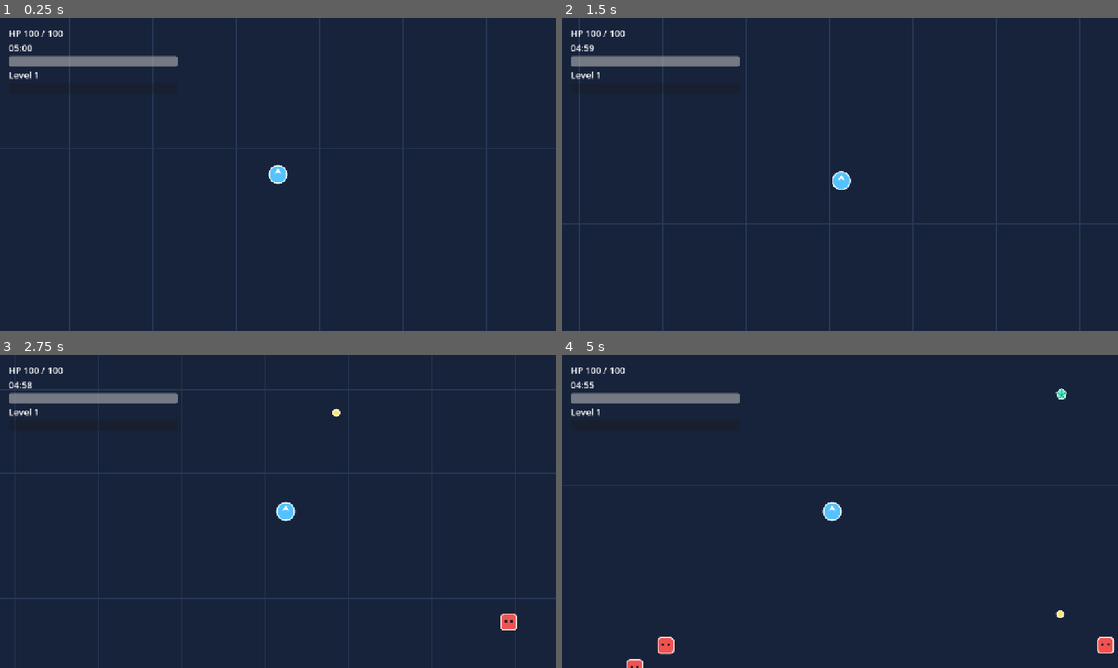
Above: before the commit, frames 1-4 (two rows, left to right).
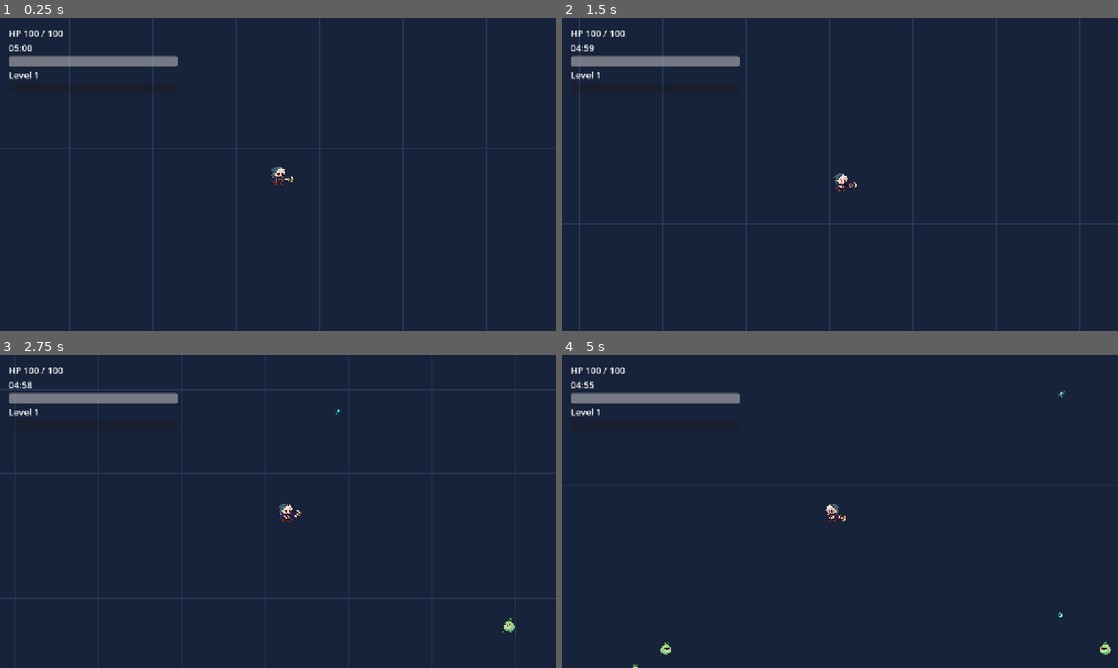
Above: after the commit, the same moments.

Repository: mesleep/survivor_demo
Game: Godot game, scene res://scenes/bootstrap/main.tscn
Two runs of this game, one before a commit and one after it. Both use one fixed random seed, a clock stepped at 60 frames per second and the inputs below.
Inputs:
- Up to frame 1 (0.25 s): no input
- Up to frame 2 (1.5 s): tap Enter at 0.5 s; hold D (move_right) 0.53-1.28 s; hold S (move_down) from 1.28 s (still down)
- Up to frame 3 (2.75 s): release S (move_down) at 2.03 s; hold D (move_right) from 2.03 s (still down)
- Up to frame 4 (5 s): release D (move_right) at 2.78 s; hold W (move_up) 2.78-3.53 s; hold A (move_left) from 3.53 s (still down)

The runs differ from the first frame. In frame 1, 0.2% of the frame differs, in the area x 48-53%, y 46-54%; in frame 2, 0.2%; in frame 3, 0.4%; in frame 4, 0.7%, in the area x 11-100%, y 10-100%.

Commit message:
feat: add cute pixel art and animated character weapons

Diff:
--- /dev/null
+++ b/godot_survivor_codex_spec/data/visuals/bat_frames.tres
@@ -0,0 +1,36 @@
+[gd_resource type="SpriteFrames" load_steps=6 format=3]
+
+[ext_resource type="Texture2D" path="res://assets/sprites/cute_pixel/characters.png" id="1"]
+
+[sub_resource type="AtlasTexture" id="0"]
+atlas = ExtResource("1")
+region = Rect2(0, 690, 352, 235)
+margin = Rect2(24, 165, 48, 165)
+filter_clip = true
+
+[sub_resource type="AtlasTexture" id="1"]
+atlas = ExtResource("1")
+region = Rect2(352, 690, 280, 235)
+margin = Rect2(60, 165, 120, 165)
+filter_clip = true
+
+[sub_resource type="AtlasTexture" id="2"]
+atlas = ExtResource("1")
+region = Rect2(632, 690, 312, 235)
+margin = Rect2(44, 165, 88, 165)
+filter_clip = true
+
+[sub_resource type="AtlasTexture" id="3"]
+atlas = ExtResource("1")
+region = Rect2(944, 690, 310, 235)
+margin = Rect2(45, 165, 90, 165)
+filter_clip = true
+
+[resource]
+animations = [{
+"frames": [{"duration": 1.0, "texture": SubResource("0")}],
+"loop": true, "name": &"idle", "speed": 1.0
+}, {
+"frames": [{"duration": 1.0, "texture": SubResource("0")}, {"duration": 1.0, "texture": SubResource("1")}, {"duration": 1.0, "texture": SubResource("2")}, {"duration": 1.0, "texture": SubResource("3")}],
+"loop": true, "name": &"walk", "speed": 8.0
+}]
--- /dev/null
+++ b/godot_survivor_codex_spec/data/visuals/bolt_frames.tres
@@ -0,0 +1,29 @@
+[gd_resource type="SpriteFrames" load_steps=6 format=3]
+
+[ext_resource type="Texture2D" path="res://assets/sprites/cute_pixel/effects.png" id="1"]
+
+[sub_resource type="AtlasTexture" id="0"]
+atlas = ExtResource("1")
+region = Rect2(0, 313.5, 313.5, 313.5)
+filter_clip = true
+
+[sub_resource type="AtlasTexture" id="1"]
+atlas = ExtResource("1")
+region = Rect2(313.5, 313.5, 313.5, 313.5)
+filter_clip = true
+
+[sub_resource type="AtlasTexture" id="2"]
+atlas = ExtResource("1")
+region = Rect2(627, 313.5, 313.5, 313.5)
+filter_clip = true
+
+[sub_resource type="AtlasTexture" id="3"]
+atlas = ExtResource("1")
+region = Rect2(940.5, 313.5, 313.5, 313.5)
+filter_clip = true
+
+[resource]
+animations = [{
+"frames": [{"duration": 1.0, "texture": SubResource("0")}, {"duration": 1.0, "texture": SubResource("1")}, {"duration": 1.0, "texture": SubResource("2")}, {"duration": 1.0, "texture": SubResource("3")}],
+"loop": true, "name": &"default", "speed": 12.0
+}]
--- /dev/null
+++ b/godot_survivor_codex_spec/data/visuals/boss_frames.tres
@@ -0,0 +1,36 @@
+[gd_resource type="SpriteFrames" load_steps=6 format=3]
+
+[ext_resource type="Texture2D" path="res://assets/sprites/cute_pixel/characters.png" id="1"]
+
+[sub_resource type="AtlasTexture" id="0"]
+atlas = ExtResource("1")
+region = Rect2(0, 930, 320, 300)
+margin = Rect2(40, 100, 80, 100)
+filter_clip = true
+
+[sub_resource type="AtlasTexture" id="1"]
+atlas = ExtResource("1")
+region = Rect2(320, 930, 320, 300)
+margin = Rect2(40, 100, 80, 100)
+filter_clip = true
+
+[sub_resource type="AtlasTexture" id="2"]
+atlas = ExtResource("1")
+region = Rect2(640, 930, 320, 300)
+margin = Rect2(40, 100, 80, 100)
+filter_clip = true
+
+[sub_resource type="AtlasTexture" id="3"]
+atlas = ExtResource("1")
+region = Rect2(960, 930, 294, 300)
+margin = Rect2(53, 100, 106, 100)
+filter_clip = true
+
+[resource]
+animations = [{
+"frames": [{"duration": 1.0, "texture": SubResource("0")}],
+"loop": true, "name": &"idle", "speed": 1.0
+}, {
+"frames": [{"duration": 1.0, "texture": SubResource("0")}, {"duration": 1.0, "texture": SubResource("1")}, {"duration": 1.0, "texture": SubResource("2")}, {"duration": 1.0, "texture": SubResource("3")}],
+"loop": true, "name": &"walk", "speed": 8.0
+}]
--- /dev/null
+++ b/godot_survivor_codex_spec/data/visuals/gem_frames.tres
@@ -0,0 +1,29 @@
+[gd_resource type="SpriteFrames" load_steps=6 format=3]
+
+[ext_resource type="Texture2D" path="res://assets/sprites/cute_pixel/effects.png" id="1"]
+
+[sub_resource type="AtlasTexture" id="0"]
+atlas = ExtResource("1")
+region = Rect2(0, 627, 313.5, 313.5)
+filter_clip = true
+
+[sub_resource type="AtlasTexture" id="1"]
+atlas = ExtResource("1")
+region = Rect2(313.5, 627, 313.5, 313.5)
+filter_clip = true
+
+[sub_resource type="AtlasTexture" id="2"]
+atlas = ExtResource("1")
+region = Rect2(627, 627, 313.5, 313.5)
+filter_clip = true
+
+[sub_resource type="AtlasTexture" id="3"]
+atlas = ExtResource("1")
+region = Rect2(940.5, 627, 313.5, 313.5)
+filter_clip = true
+
+[resource]
+animations = [{
+"frames": [{"duration": 1.0, "texture": SubResource("0")}, {"duration": 1.0, "texture": SubResource("1")}, {"duration": 1.0, "texture": SubResource("2")}, {"duration": 1.0, "texture": SubResource("3")}],
+"loop": true, "name": &"default", "speed": 6.0
+}]
--- /dev/null
+++ b/godot_survivor_codex_spec/data/visuals/impact_frames.tres
@@ -0,0 +1,29 @@
+[gd_resource type="SpriteFrames" load_steps=6 format=3]
+
+[ext_resource type="Texture2D" path="res://assets/sprites/cute_pixel/effects.png" id="1"]
+
+[sub_resource type="AtlasTexture" id="0"]
+atlas = ExtResource("1")
+region = Rect2(0, 940.5, 313.5, 313.5)
+filter_clip = true
+
+[sub_resource type="AtlasTexture" id="1"]
+atlas = ExtResource("1")
+region = Rect2(313.5, 940.5, 313.5, 313.5)
+filter_clip = true
+
+[sub_resource type="AtlasTexture" id="2"]
+atlas = ExtResource("1")
+region = Rect2(627, 940.5, 313.5, 313.5)
+filter_clip = true
+
+[sub_resource type="AtlasTexture" id="3"]
+atlas = ExtResource("1")
+region = Rect2(940.5, 940.5, 313.5, 313.5)
+filter_clip = true
+
+[resource]
+animations = [{
+"frames": [{"duration": 1.0, "texture": SubResource("0")}, {"duration": 1.0, "texture": SubResource("1")}, {"duration": 1.0, "texture": SubResource("2")}, {"duration": 1.0, "texture": SubResource("3")}],
+"loop": false, "name": &"default", "speed": 16.0
+}]
--- /dev/null
+++ b/godot_survivor_codex_spec/data/visuals/player_frames.tres
@@ -0,0 +1,36 @@
+[gd_resource type="SpriteFrames" load_steps=6 format=3]
+
+[ext_resource type="Texture2D" path="res://assets/sprites/cute_pixel/characters.png" id="1"]
+
+[sub_resource type="AtlasTexture" id="0"]
+atlas = ExtResource("1")
+region = Rect2(0, 45, 320, 350)
+margin = Rect2(40, 50, 80, 50)
+filter_clip = true
+
+[sub_resource type="AtlasTexture" id="1"]
+atlas = ExtResource("1")
+region = Rect2(320, 45, 320, 350)
+margin = Rect2(40, 50, 80, 50)
+filter_clip = true
+
+[sub_resource type="AtlasTexture" id="2"]
+atlas = ExtResource("1")
+region = Rect2(640, 45, 320, 350)
+margin = Rect2(40, 50, 80, 50)
+filter_clip = true
+
+[sub_resource type="AtlasTexture" id="3"]
+atlas = ExtResource("1")
+region = Rect2(960, 45, 294, 350)
+margin = Rect2(53, 50, 106, 50)
+filter_clip = true
+
+[resource]
+animations = [{
+"frames": [{"duration": 1.0, "texture": SubResource("0")}],
+"loop": true, "name": &"idle", "speed": 1.0
+}, {
+"frames": [{"duration": 1.0, "texture": SubResource("0")}, {"duration": 1.0, "texture": SubResource("1")}, {"duration": 1.0, "texture": SubResource("2")}, {"duration": 1.0, "texture": SubResource("3")}],
+"loop": true, "name": &"walk", "speed": 8.0
+}]
--- /dev/null
+++ b/godot_survivor_codex_spec/data/visuals/slime_frames.tres
@@ -0,0 +1,36 @@
+[gd_resource type="SpriteFrames" load_steps=6 format=3]
+
+[ext_resource type="Texture2D" path="res://assets/sprites/cute_pixel/characters.png" id="1"]
+
+[sub_resource type="AtlasTexture" id="0"]
+atlas = ExtResource("1")
+region = Rect2(0, 402, 320, 280)
+margin = Rect2(40, 120, 80, 120)
+filter_clip = true
+
+[sub_resource type="AtlasTexture" id="1"]
+atlas = ExtResource("1")
+region = Rect2(320, 402, 320, 280)
+margin = Rect2(40, 120, 80, 120)
+filter_clip = true
+
+[sub_resource type="AtlasTexture" id="2"]
+atlas = ExtResource("1")
+region = Rect2(640, 402, 320, 280)
+margin = Rect2(40, 120, 80, 120)
+filter_clip = true
+
+[sub_resource type="AtlasTexture" id="3"]
+atlas = ExtResource("1")
+region = Rect2(960, 402, 294, 280)
+margin = Rect2(53, 120, 106, 120)
+filter_clip = true
+
+[resource]
+animations = [{
+"frames": [{"duration": 1.0, "texture": SubResource("0")}],
+"loop": true, "name": &"idle", "speed": 1.0
+}, {
+"frames": [{"duration": 1.0, "texture": SubResource("0")}, {"duration": 1.0, "texture": SubResource("1")}, {"duration": 1.0, "texture": SubResource("2")}, {"duration": 1.0, "texture": SubResource("3")}],
+"loop": true, "name": &"walk", "speed": 8.0
+}]
--- /dev/null
+++ b/godot_survivor_codex_spec/data/visuals/wand_frames.tres
@@ -0,0 +1,32 @@
+[gd_resource type="SpriteFrames" load_steps=6 format=3]
+
+[ext_resource type="Texture2D" path="res://assets/sprites/cute_pixel/effects.png" id="1"]
+
+[sub_resource type="AtlasTexture" id="0"]
+atlas = ExtResource("1")
+region = Rect2(0, 0, 313.5, 313.5)
+filter_clip = true
+
+[sub_resource type="AtlasTexture" id="1"]
+atlas = ExtResource("1")
+region = Rect2(313.5, 0, 313.5, 313.5)
+filter_clip = true
+
+[sub_resource type="AtlasTexture" id="2"]
+atlas = ExtResource("1")
+region = Rect2(627, 0, 313.5, 313.5)
+filter_clip = true
+
+[sub_resource type="AtlasTexture" id="3"]
+atlas = ExtResource("1")
+region = Rect2(940.5, 0, 313.5, 313.5)
+filter_clip = true
+
+[resource]
+animations = [{
+"frames": [{"duration": 1.0, "texture": SubResource("0")}, {"duration": 1.0, "texture": SubResource("1")}, {"duration": 1.0, "texture": SubResource("2")}, {"duration": 1.0, "texture": SubResource("3")}],
+"loop": false, "name": &"fire", "speed": 14.0
+}, {
+"frames": [{"duration": 1.0, "texture": SubResource("0")}],
+"loop": true, "name": &"idle", "speed": 1.0
+}]
--- a/godot_survivor_codex_spec/data/weapons/starter_weapon.tres
+++ b/godot_survivor_codex_spec/data/weapons/starter_weapon.tres
@@ -1,12 +1,14 @@
-[gd_resource type="Resource" script_class="WeaponDefinition" load_steps=3 format=3]
+[gd_resource type="Resource" script_class="WeaponDefinition" load_steps=4 format=3]
 
 [ext_resource type="Script" path="res://data/weapons/weapon_definition.gd" id="1_definition"]
 [ext_resource type="Resource" path="res://data/projectiles/basic_projectile.tres" id="2_projectile"]
+[ext_resource type="SpriteFrames" path="res://data/visuals/wand_frames.tres" id="3_visual"]
 
 [resource]
 script = ExtResource("1_definition")
 id = &"starter_weapon"
 display_name = "Starter Weapon"
+visual_frames = ExtResource("3_visual")
 projectile_definition = ExtResource("2_projectile")
 cooldown_seconds = 1.0
 projectile_count = 1
--- a/godot_survivor_codex_spec/data/weapons/weapon_definition.gd
+++ b/godot_survivor_codex_spec/data/weapons/weapon_definition.gd
@@ -8,6 +8,8 @@
 
 @export var id: StringName
 @export var display_name: String
+## 武器动画由配置指定，控制器只驱动表现，不按武器 ID 分支。
+@export var visual_frames: SpriteFrames
 @export var projectile_definition: ProjectileDefinition
 @export_range(0.02, 60.0, 0.01) var cooldown_seconds: float = 1.0
 @export_range(1, 100, 1) var projectile_count: int = 1
--- a/godot_survivor_codex_spec/scenes/actors/enemies/boss.tscn
+++ b/godot_survivor_codex_spec/scenes/actors/enemies/boss.tscn
@@ -1,7 +1,8 @@
-[gd_scene load_steps=10 format=3]
+[gd_scene load_steps=11 format=3]
 
 [ext_resource type="Script" path="res://scripts/actors/enemy_actor.gd" id="1"]
-[ext_resource type="Texture2D" path="res://assets/placeholders/boss.svg" id="2"]
+[ext_resource type="SpriteFrames" path="res://data/visuals/boss_frames.tres" id="2"]
+[ext_resource type="Script" path="res://scripts/visuals/actor_sprite.gd" id="art_script"]
 [ext_resource type="PackedScene" path="res://scenes/components/health_component.tscn" id="3"]
 [ext_resource type="PackedScene" path="res://scenes/components/hurtbox_component.tscn" id="4"]
 [ext_resource type="PackedScene" path="res://scenes/components/hitbox_component.tscn" id="5"]
@@ -22,8 +23,12 @@
 motion_mode = 1
 script = ExtResource("1")
 
-[node name="Visual" type="Sprite2D" parent="."]
-texture = ExtResource("2")
+[node name="Visual" type="AnimatedSprite2D" parent="."]
+texture_filter = 1
+scale = Vector2(0.34, 0.34)
+sprite_frames = ExtResource("2")
+animation = &"idle"
+script = ExtResource("art_script")
 
 [node name="CollisionShape2D" type="CollisionShape2D" parent="."]
 shape = SubResource("1")
--- a/godot_survivor_codex_spec/scenes/actors/enemies/enemy_basic.tscn
+++ b/godot_survivor_codex_spec/scenes/actors/enemies/enemy_basic.tscn
@@ -1,7 +1,8 @@
-[gd_scene load_steps=8 format=3]
+[gd_scene load_steps=9 format=3]
 
 [ext_resource type="Script" path="res://scripts/actors/enemy_actor.gd" id="1_enemy_actor"]
-[ext_resource type="Texture2D" path="res://assets/placeholders/enemy_basic.svg" id="2_enemy_texture"]
+[ext_resource type="SpriteFrames" path="res://data/visuals/slime_frames.tres" id="2_enemy_texture"]
+[ext_resource type="Script" path="res://scripts/visuals/actor_sprite.gd" id="art_script"]
 [ext_resource type="PackedScene" path="res://scenes/components/health_component.tscn" id="3_health"]
 [ext_resource type="PackedScene" path="res://scenes/components/hurtbox_component.tscn" id="4_hurtbox"]
 [ext_resource type="PackedScene" path="res://scenes/components/hitbox_component.tscn" id="5_hitbox"]
@@ -16,8 +17,12 @@
 motion_mode = 1
 script = ExtResource("1_enemy_actor")
 
-[node name="Visual" type="Sprite2D" parent="."]
-texture = ExtResource("2_enemy_texture")
+[node name="Visual" type="AnimatedSprite2D" parent="."]
+texture_filter = 1
+scale = Vector2(0.19, 0.19)
+sprite_frames = ExtResource("2_enemy_texture")
+animation = &"idle"
+script = ExtResource("art_script")
 
 [node name="CollisionShape2D" type="CollisionShape2D" parent="."]
 shape = SubResource("CircleShape2D_enemy")
--- a/godot_survivor_codex_spec/scenes/actors/enemies/enemy_fast.tscn
+++ b/godot_survivor_codex_spec/scenes/actors/enemies/enemy_fast.tscn
@@ -1,7 +1,8 @@
-[gd_scene load_steps=8 format=3]
+[gd_scene load_steps=9 format=3]
 
 [ext_resource type="Script" path="res://scripts/actors/enemy_actor.gd" id="1"]
-[ext_resource type="Texture2D" path="res://assets/placeholders/enemy_fast.svg" id="2"]
+[ext_resource type="SpriteFrames" path="res://data/visuals/bat_frames.tres" id="2"]
+[ext_resource type="Script" path="res://scripts/visuals/actor_sprite.gd" id="art_script"]
 [ext_resource type="PackedScene" path="res://scenes/components/health_component.tscn" id="3"]
 [ext_resource type="PackedScene" path="res://scenes/components/hurtbox_component.tscn" id="4"]
 [ext_resource type="PackedScene" path="res://scenes/components/hitbox_component.tscn" id="5"]
@@ -16,8 +17,12 @@
 motion_mode = 1
 script = ExtResource("1")
 
-[node name="Visual" type="Sprite2D" parent="."]
-texture = ExtResource("2")
+[node name="Visual" type="AnimatedSprite2D" parent="."]
+texture_filter = 1
+scale = Vector2(0.18, 0.18)
+sprite_frames = ExtResource("2")
+animation = &"idle"
+script = ExtResource("art_script")
 
 [node name="CollisionShape2D" type="CollisionShape2D" parent="."]
 shape = SubResource("1")
--- a/godot_survivor_codex_spec/scenes/actors/player/player.tscn
+++ b/godot_survivor_codex_spec/scenes/actors/player/player.tscn
@@ -1,7 +1,8 @@
-[gd_scene load_steps=8 format=3]
+[gd_scene load_steps=9 format=3]
 
 [ext_resource type="Script" path="res://scripts/actors/player_actor.gd" id="1_player_actor"]
-[ext_resource type="Texture2D" path="res://assets/placeholders/player.svg" id="2_player_texture"]
+[ext_resource type="SpriteFrames" path="res://data/visuals/player_frames.tres" id="2_player_texture"]
+[ext_resource type="Script" path="res://scripts/visuals/actor_sprite.gd" id="art_script"]
 [ext_resource type="PackedScene" path="res://scenes/components/health_component.tscn" id="3_health"]
 [ext_resource type="PackedScene" path="res://scenes/components/hurtbox_component.tscn" id="4_hurtbox"]
 [ext_resource type="PackedScene" path="res://scenes/components/pickup_component.tscn" id="5_pickup"]
@@ -16,8 +17,12 @@
 motion_mode = 1
 script = ExtResource("1_player_actor")
 
-[node name="Visual" type="Sprite2D" parent="."]
-texture = ExtResource("2_player_texture")
+[node name="Visual" type="AnimatedSprite2D" parent="."]
+texture_filter = 1
+scale = Vector2(0.19, 0.19)
+sprite_frames = ExtResource("2_player_texture")
+animation = &"idle"
+script = ExtResource("art_script")
 
 [node name="CollisionShape2D" type="CollisionShape2D" parent="."]
 shape = SubResource("CircleShape2D_player")
--- a/godot_survivor_codex_spec/scenes/combat/projectiles/projectile_base.tscn
+++ b/godot_survivor_codex_spec/scenes/combat/projectiles/projectile_base.tscn
@@ -1,7 +1,7 @@
 [gd_scene load_steps=4 format=3]
 
 [ext_resource type="Script" path="res://scripts/combat/projectile_base.gd" id="1_projectile"]
-[ext_resource type="Texture2D" path="res://assets/placeholders/projectile.svg" id="2_texture"]
+[ext_resource type="SpriteFrames" path="res://data/visuals/bolt_frames.tres" id="2_texture"]
 
 [sub_resource type="CircleShape2D" id="CircleShape2D_projectile"]
 radius = 8.0
@@ -13,8 +13,11 @@
 monitorable = false
 script = ExtResource("1_projectile")
 
-[node name="Visual" type="Sprite2D" parent="."]
-texture = ExtResource("2_texture")
+[node name="Visual" type="AnimatedSprite2D" parent="."]
+texture_filter = 1
+scale = Vector2(0.1, 0.1)
+sprite_frames = ExtResource("2_texture")
+autoplay = "default"
 
 [node name="CollisionShape2D" type="CollisionShape2D" parent="."]
 shape = SubResource("CircleShape2D_projectile")
--- a/godot_survivor_codex_spec/scenes/pickups/experience_gem.tscn
+++ b/godot_survivor_codex_spec/scenes/pickups/experience_gem.tscn
@@ -1,7 +1,7 @@
 [gd_scene load_steps=4 format=3]
 
 [ext_resource type="Script" path="res://scripts/pickups/experience_gem.gd" id="1_experience_gem"]
-[ext_resource type="Texture2D" path="res://assets/placeholders/experience_gem.svg" id="2_experience_texture"]
+[ext_resource type="SpriteFrames" path="res://data/visuals/gem_frames.tres" id="2_experience_texture"]
 
 [sub_resource type="CircleShape2D" id="CircleShape2D_gem"]
 radius = 10.0
@@ -12,8 +12,11 @@
 monitoring = false
 script = ExtResource("1_experience_gem")
 
-[node name="Visual" type="Sprite2D" parent="."]
-texture = ExtResource("2_experience_texture")
+[node name="Visual" type="AnimatedSprite2D" parent="."]
+texture_filter = 1
+scale = Vector2(0.12, 0.12)
+sprite_frames = ExtResource("2_experience_texture")
+autoplay = "default"
 
 [node name="CollisionShape2D" type="CollisionShape2D" parent="."]
 shape = SubResource("CircleShape2D_gem")
--- a/godot_survivor_codex_spec/scripts/components/weapon_controller.gd
+++ b/godot_survivor_codex_spec/scripts/components/weapon_controller.gd
@@ -4,7 +4,7 @@
 ## 输出：实际 ProjectileBase、fire_requested、projectile_spawned 和 weapon_fired 信号。
 ## 扩展点：同一角色可组合多个实例，每个实例拥有独立冷却与修正状态。
 class_name WeaponController
-extends Node
+extends Node2D
 
 signal fire_requested(
 	definition: WeaponDefinition,
@@ -35,6 +35,8 @@
 var _runtime_repeat_shot_chance: float = 0.0
 var _repeat_shot_generation: int = 0
 var _random := RandomNumberGenerator.new()
+var weapon_visual: AnimatedSprite2D
+var _visual_clock: float = 0.0
 
 
 func _ready() -> void:
@@ -42,6 +44,7 @@
 
 
 func _process(delta: float) -> void:
+	_update_visual(delta)
 	_cooldown_remaining = maxf(_cooldown_remaining - delta, 0.0)
 	if not can_fire() or not is_instance_valid(targeting_service):
 		return
@@ -74,6 +77,7 @@
 
 	owner_actor.tree_exiting.connect(_on_owner_actor_tree_exiting)
 	projectile_parent.tree_exiting.connect(_on_projectile_parent_tree_exiting)
+	_configure_visual()
 	set_process(true)
 
 
@@ -173,7 +177,44 @@
 		projectile.queue_free()
 		return null
 	projectile_spawned.emit(projectile)
+	if is_instance_valid(weapon_visual):
+		weapon_visual.rotation = context.initial_direction.angle()
+		weapon_visual.flip_v = context.initial_direction.x < 0.0
+		weapon_visual.play(&"fire")
+		weapon_visual.set_frame_and_progress(0, 0.0)
 	return projectile
+
+
+## 武器作为控制器子节点自动随其清理，多武器各持有独立动画实例。
+func _configure_visual() -> void:
+	if is_instance_valid(weapon_visual):
+		remove_child(weapon_visual)
+		weapon_visual.queue_free()
+	weapon_visual = null
+	if definition.visual_frames == null:
+		return
+	weapon_visual = AnimatedSprite2D.new()
+	weapon_visual.name = "WeaponVisual"
+	weapon_visual.sprite_frames = definition.visual_frames
+	weapon_visual.texture_filter = CanvasItem.TEXTURE_FILTER_NEAREST
+	weapon_visual.scale = Vector2.ONE * 0.16
+	add_child(weapon_visual)
+	weapon_visual.animation_finished.connect(_on_visual_animation_finished)
+	weapon_visual.play(&"idle")
+	_update_visual(0.0)
+
+
+func _update_visual(delta: float) -> void:
+	if not is_instance_valid(weapon_visual) or not is_instance_valid(owner_actor):
+		return
+	_visual_clock += delta
+	var moving: bool = owner_actor.velocity.length_squared() > 1.0
+	var bob: float = sin(_visual_clock * 12.0) * 2.0 if moving else 0.0
+	global_position = owner_actor.global_position + Vector2(24.0, 10.0 + bob)
+
+
+func _on_visual_animation_finished() -> void:
+	weapon_visual.play(&"idle")
 
 
 ## 将单局修正合并到控制器，不回写 WeaponDefinition。
--- /dev/null
+++ b/godot_survivor_codex_spec/scripts/visuals/actor_sprite.gd
@@ -0,0 +1,15 @@
+## 角色的纯表现组件：根据父角色速度切换静止、移动帧与左右朝向。
+## 不改变角色位置、碰撞体或战斗状态；受伤反馈仍可独立作用于本节点。
+class_name ActorSprite
+extends AnimatedSprite2D
+
+@onready var actor: CharacterBody2D = get_parent() as CharacterBody2D
+
+
+func _process(_delta: float) -> void:
+	if actor == null:
+		return
+	var moving: bool = actor.is_physics_processing() and actor.velocity.length_squared() > 1.0
+	play(&"walk" if moving else &"idle")
+	if moving and absf(actor.velocity.x) > 1.0:
+		flip_h = actor.velocity.x < 0.0
--- /dev/null
+++ b/godot_survivor_codex_spec/tests/smoke/pixel_art_smoke_test.gd
@@ -0,0 +1,65 @@
+## 验证可爱像素素材的透明图集、运动帧、武器发射动画与停止状态。
+extends SceneTree
+
+var _failed: bool = false
+
+
+func _initialize() -> void:
+	call_deferred("_run")
+
+
+func _run() -> void:
+	var main: Node = (load("res://scenes/bootstrap/main.tscn") as PackedScene).instantiate()
+	root.add_child(main)
+	await process_frame
+	var session: GameSession = main.get_node("GameSession") as GameSession
+	session.enemy_spawner.stop()
+	var player: PlayerActor = session.player
+	var sprite: AnimatedSprite2D = player.visual as AnimatedSprite2D
+	_expect(sprite != null and sprite.sprite_frames.get_frame_count(&"walk") == 4, "玩家缺少四帧移动动画。")
+	var weapon: WeaponController = player.weapon_controllers[0]
+	weapon.set_process(false)
+	Input.action_press(&"move_left")
+	await create_timer(0.18).timeout
+	_expect(sprite.animation == &"walk" and sprite.flip_h, "移动动画或左向翻转未生效。")
+	var first_frame: int = sprite.frame
+	await create_timer(0.15).timeout
+	_expect(sprite.frame != first_frame, "移动帧没有推进。")
+	Input.action_release(&"move_left")
+	await create_timer(0.05).timeout
+	_expect(sprite.animation == &"idle", "停止移动后没有恢复待机。")
+	for name: String in ["slime", "bat", "boss"]:
+		var frames: SpriteFrames = load("res://data/visuals/%s_frames.tres" % name) as SpriteFrames
+		_expect(frames.get_frame_count(&"walk") == 4, "%s 缺少运动帧。" % name)
+		for index: int in range(4):
+			var atlas: AtlasTexture = frames.get_frame_texture(&"walk", index) as AtlasTexture
+			_expect(atlas != null and atlas.region.end.x <= atlas.atlas.get_width() and atlas.region.end.y <= atlas.atlas.get_height(), "图集裁切超出纹理。")
+	var enemy: EnemyActor = session.enemy_spawner.spawn_enemy(session.enemy_spawn_settings.enemy_definition, player.position + Vector2(220, 0), true)
+	weapon.reset_runtime_state()
+	_expect(weapon.request_fire(enemy), "武器无法发射。")
+	_expect(weapon.weapon_visual.animation == &"fire", "发射未触发武器动画。")
+	await create_timer(0.35).timeout
+	_expect(weapon.weapon_visual.animation == &"idle", "发射动画未恢复待机。")
+	if "--capture" in OS.get_cmdline_user_args():
+		player.position = Vector2.ZERO
+		player.camera.zoom = Vector2.ONE
+		for child: Node in session.enemies.get_children():
+			child.queue_free()
+		for index: int in range(3):
+			var path: String = ["enemy_basic", "enemy_fast", "boss_default"][index]
+			var definition: EnemyDefinition = load("res://data/enemies/%s.tres" % path) as EnemyDefinition
+			var actor: EnemyActor = session.enemy_spawner.spawn_enemy(definition, Vector2(180 + index * 140, 100), true)
+			actor.set_physics_process(false)
+			session.spawn_experience_gem(1, Vector2(-160, 80))
+		await create_timer(0.3).timeout
+		await RenderingServer.frame_post_draw
+		root.get_texture().get_image().save_png("/tmp/survivor_pixel_art_preview.png")
+	if not _failed:
+		print("Pixel art smoke test passed: movement, facing, atlas bounds and weapon animation.")
+	quit(1 if _failed else 0)
+
+
+func _expect(condition: bool, message: String) -> void:
+	if not condition:
+		_failed = true
+		push_error(message)
Binary file added: godot_survivor_codex_spec/assets/sprites/cute_pixel/characters.png
Not shown, added: godot_survivor_codex_spec/assets/sprites/cute_pixel/characters.png.import
Binary file added: godot_survivor_codex_spec/assets/sprites/cute_pixel/effects.png
Not shown, added: godot_survivor_codex_spec/assets/sprites/cute_pixel/effects.png.import
Binary file added: godot_survivor_codex_spec/assets/sprites/cute_pixel/gameplay_preview.png
Not shown, added: godot_survivor_codex_spec/scripts/visuals/actor_sprite.gd.uid
Not shown, changed: godot_survivor_codex_spec/docs/CHANGELOG.md
Not shown, changed: godot_survivor_codex_spec/docs/TASKS.md
